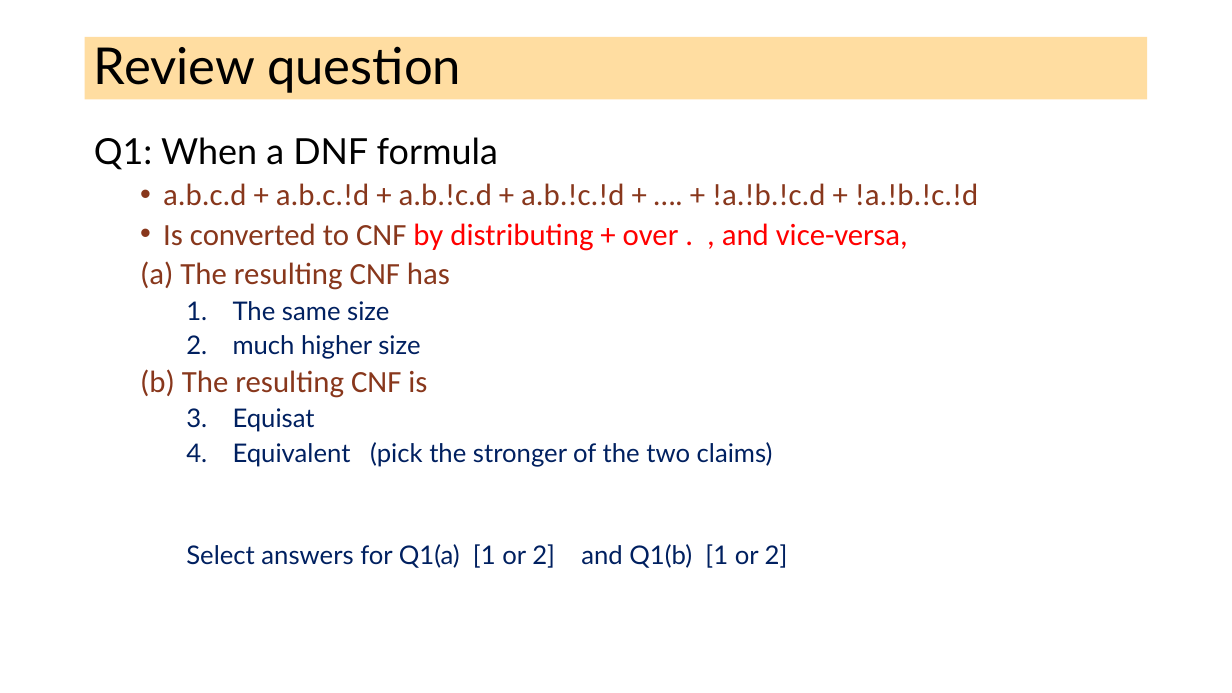
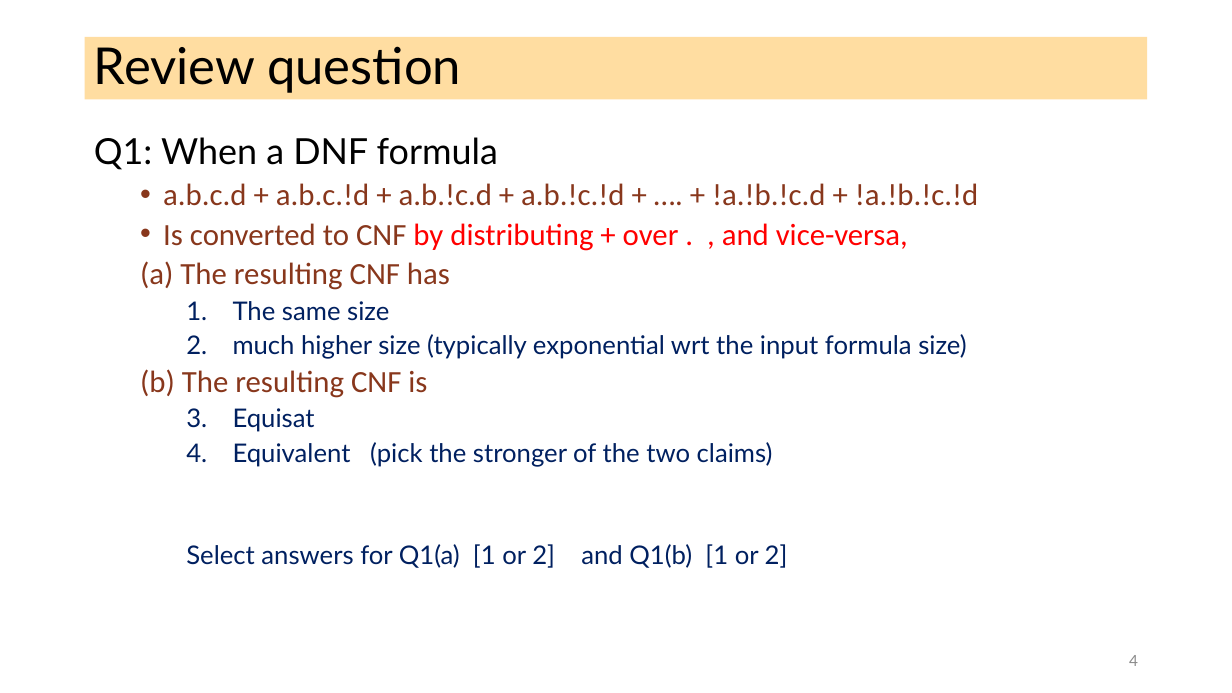
Before and after one commit to ganeshutah/cs6110s22, a slide deck: slide 4 of Lec7/Lec7.pptx. Drawn at 1232x693 pixels with LibreOffice and Linux fonts; fonts in the diff are those of the drawing. Boxes give left, top, right and bottom in pixels: in the first picture for what was removed or moved away, otherwise in the second. Text is boxed around its words. In the diff, an @@ line names an element or a change of style, - is before the commit and + after.

```diff
--- a/Lec7/Lec7.pptx
+++ b/Lec7/Lec7.pptx
@@ text at [233, 334, 967, 359]: text changed @@
-    2. much higher size
+    2. much higher size (typically exponential wrt the input formula size)
@@ page number added at [1129, 655, 1138, 666], 12 pt, text #8C8C8C @@
+4
```
Also in this commit, not shown: 24 other slides changed, 2 other files.
